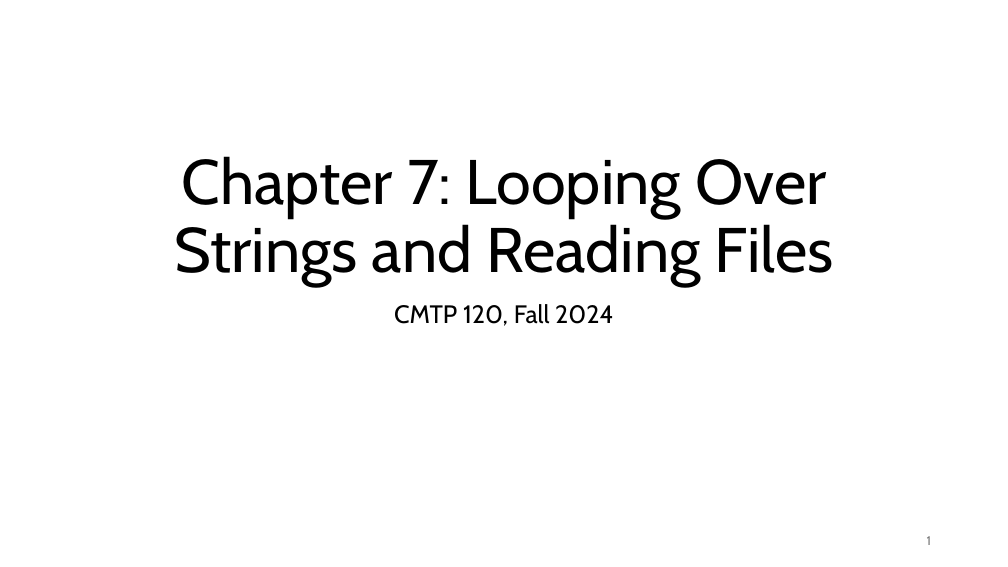
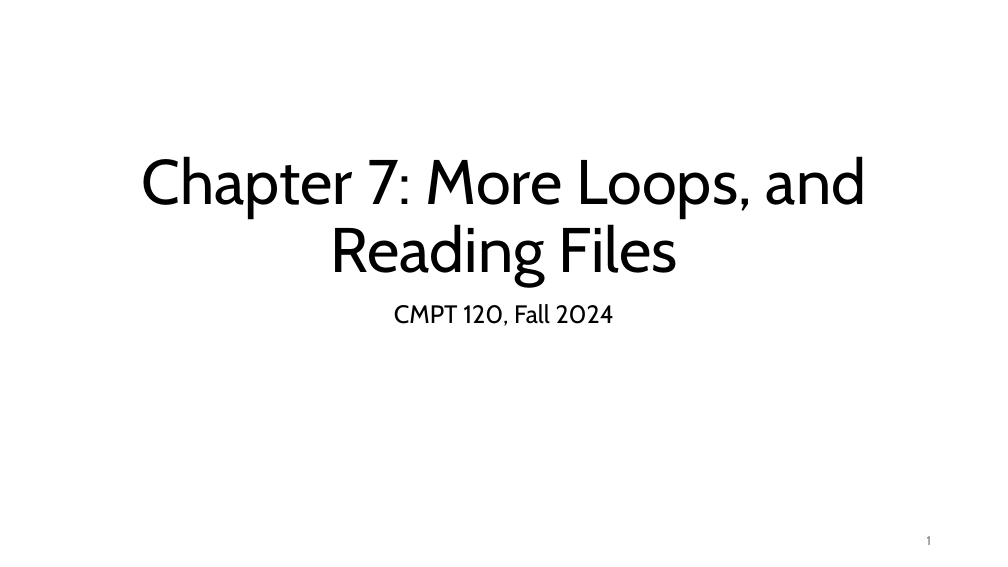
Before and after one commit to tjd1234/cmpt120fall2024, a slide deck: slide 1 of lecture_notes/chapter7/chapter7.pptx. Drawn at 1008x567 pixels with LibreOffice and Linux fonts; fonts in the diff are those of the drawing. Boxes give left, top, right and bottom in pixels: in the first picture for what was removed or moved away, otherwise in the second. Text is boxed around its words. In the diff, an @@ line names an element or a change of style, - is before the commit and + after.

```diff
--- a/lecture_notes/chapter7/chapter7.pptx
+++ b/lecture_notes/chapter7/chapter7.pptx
@@ title at (142, 156, 866, 287): text changed @@
-Chapter 7: Looping Over Strings and Reading Files
+Chapter 7: More Loops, and Reading Files
@@ subtitle at (394, 304, 614, 326): text changed @@
-CMTP 120, Fall 2024
+CMPT 120, Fall 2024
```
Also in this commit, not shown: 49 other slides changed, 15 slides added, 1 slide removed, 2 other files.
